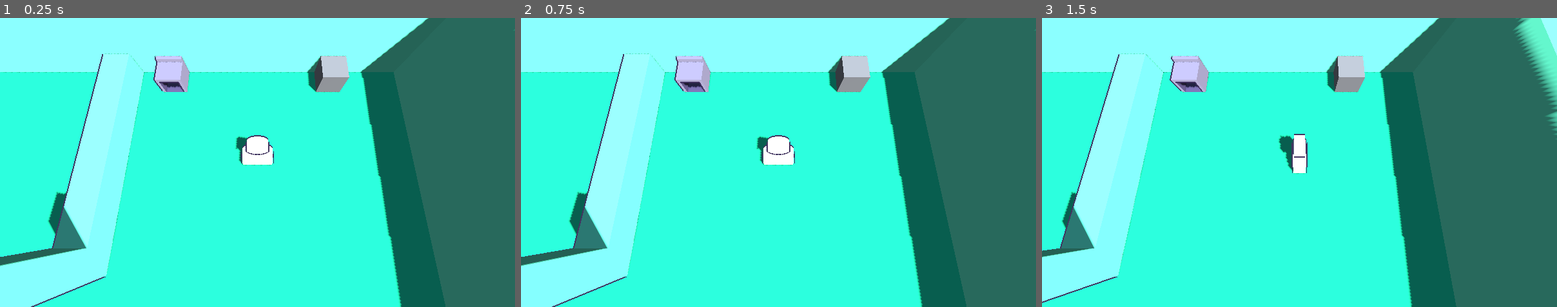
Above: before the commit, frames 1-3 (left to right).
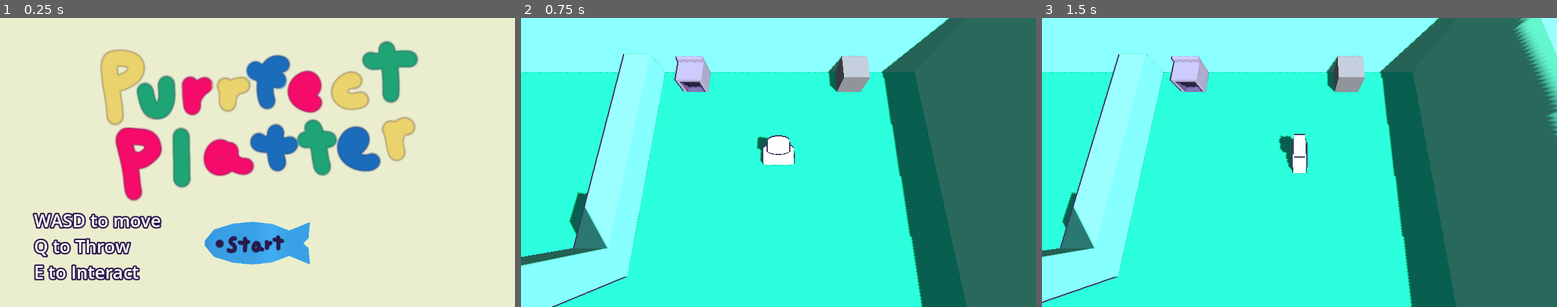
Above: after the commit, the same moments.

Repository: ChWh2/Purrfect-Platter
Game: Godot game, scene res://Scenes/start_screen.tscn
The game is run twice, just before and just after one commit, with the same random seed, the same clock (stepped at 60 frames per second) and the same inputs. Before the commit the project starts from res://Scenes/main.tscn.
Inputs (mouse positions are in pixels of both pictures, inside the frame that each line leads up to):
- Up to frame 1 (0.25 s): no input
- Up to frame 2 (0.75 s): click (778, 243) at 0.52 s
- Up to frame 3 (1.5 s): tap Enter at 1.25 s; hold D (Right) from 1.28 s (still down); tap E (Interact) at 1.35 s

The runs differ from the first frame. In frame 1, 100% of the frame differs, in the area x 0-100%, y 0-100%; in frame 2, nothing differs; in frame 3, nothing differs.

Commit message:
Added title screen

Diff:
--- /dev/null
+++ b/Materials/Fish/Burnt.tres
@@ -0,0 +1,18 @@
+[gd_resource type="StandardMaterial3D" load_steps=4 format=3 uid="uid://c5ej4bbkri5ll"]
+
+[ext_resource type="Texture2D" uid="uid://c6l4mcusk68rx" path="res://Assets/Color Palette.png" id="1_tb4cs"]
+[ext_resource type="Shader" path="res://Shaders/Outline.gdshader" id="2_8deyb"]
+
+[sub_resource type="ShaderMaterial" id="ShaderMaterial_x54oa"]
+render_priority = 0
+shader = ExtResource("2_8deyb")
+shader_parameter/outline_color = Color(0.258824, 0.207843, 0.372549, 1)
+shader_parameter/outline_width = 2.0
+
+[resource]
+next_pass = SubResource("ShaderMaterial_x54oa")
+diffuse_mode = 3
+specular_mode = 1
+albedo_texture = ExtResource("1_tb4cs")
+uv1_scale = Vector3(0, 0, 0)
+texture_filter = 0
--- /dev/null
+++ b/Materials/Fish/cooked.tres
@@ -0,0 +1,18 @@
+[gd_resource type="StandardMaterial3D" load_steps=4 format=3 uid="uid://c3ctl62cd0d4g"]
+
+[ext_resource type="Texture2D" uid="uid://c6l4mcusk68rx" path="res://Assets/Color Palette.png" id="1_wrs0b"]
+[ext_resource type="Shader" path="res://Shaders/Outline.gdshader" id="2_vn47n"]
+
+[sub_resource type="ShaderMaterial" id="ShaderMaterial_x54oa"]
+render_priority = 0
+shader = ExtResource("2_vn47n")
+shader_parameter/outline_color = Color(0.258824, 0.207843, 0.372549, 1)
+shader_parameter/outline_width = 2.0
+
+[resource]
+next_pass = SubResource("ShaderMaterial_x54oa")
+diffuse_mode = 3
+specular_mode = 1
+albedo_texture = ExtResource("1_wrs0b")
+uv1_scale = Vector3(1.2, 1.2, 1.2)
+texture_filter = 0
--- /dev/null
+++ b/Materials/Fish/raw.tres
@@ -0,0 +1,17 @@
+[gd_resource type="StandardMaterial3D" load_steps=4 format=3 uid="uid://d1aam5gm23yku"]
+
+[ext_resource type="Texture2D" uid="uid://c6l4mcusk68rx" path="res://Assets/Color Palette.png" id="1_w30e7"]
+[ext_resource type="Shader" path="res://Shaders/Outline.gdshader" id="2_qidkg"]
+
+[sub_resource type="ShaderMaterial" id="ShaderMaterial_x54oa"]
+render_priority = 0
+shader = ExtResource("2_qidkg")
+shader_parameter/outline_color = Color(0.258824, 0.207843, 0.372549, 1)
+shader_parameter/outline_width = 2.0
+
+[resource]
+next_pass = SubResource("ShaderMaterial_x54oa")
+diffuse_mode = 3
+specular_mode = 1
+albedo_texture = ExtResource("1_w30e7")
+texture_filter = 0
--- /dev/null
+++ b/Scenes/end_screen.tscn
@@ -0,0 +1,94 @@
+[gd_scene load_steps=5 format=3 uid="uid://dffgqgytxiqmb"]
+
+[ext_resource type="Texture2D" uid="uid://d8v5338w4k1f" path="res://Assets/GameOver.png" id="1_mfu5s"]
+[ext_resource type="Texture2D" uid="uid://cxqi28uoa0fvb" path="res://Assets/Start.png" id="2_x07un"]
+
+[sub_resource type="GDScript" id="GDScript_tdpcp"]
+resource_name = "StartGame"
+script/source = "extends TextureButton
+
+func _on_pressed():
+	Global.switchScene(\"res://Scenes/main.tscn\")
+"
+
+[sub_resource type="LabelSettings" id="LabelSettings_savwg"]
+font_size = 40
+outline_size = 13
+outline_color = Color(0.164706, 0.101961, 0.298039, 1)
+
+[node name="End Screen" type="Control"]
+layout_mode = 3
+anchors_preset = 8
+anchor_left = 0.5
+anchor_top = 0.5
+anchor_right = 0.5
+anchor_bottom = 0.5
+grow_horizontal = 2
+grow_vertical = 2
+
+[node name="ColorRect" type="ColorRect" parent="."]
+layout_mode = 1
+anchors_preset = 8
+anchor_left = 0.5
+anchor_top = 0.5
+anchor_right = 0.5
+anchor_bottom = 0.5
+offset_left = -50000.0
+offset_top = -5000.0
+offset_right = 50000.0
+offset_bottom = 5000.0
+grow_horizontal = 2
+grow_vertical = 2
+color = Color(0.995986, 0.660594, 0.581117, 1)
+
+[node name="TextureRect" type="TextureRect" parent="."]
+layout_mode = 1
+anchors_preset = 8
+anchor_left = 0.5
+anchor_top = 0.5
+anchor_right = 0.5
+anchor_bottom = 0.5
+offset_left = -372.0
+offset_top = -277.5
+offset_right = 372.0
+offset_bottom = 89.5
+grow_horizontal = 2
+grow_vertical = 2
+texture = ExtResource("1_mfu5s")
+
+[node name="TextureButton" type="TextureButton" parent="."]
+layout_mode = 1
+anchors_preset = 8
+anchor_left = 0.5
+anchor_top = 0.5
+anchor_right = 0.5
+anchor_bottom = 0.5
+offset_left = -132.5
+offset_top = 109.0
+offset_right = 132.5
+offset_bottom = 253.0
+grow_horizontal = 2
+grow_vertical = 2
+texture_normal = ExtResource("2_x07un")
+script = SubResource("GDScript_tdpcp")
+
+[node name="Label" type="Label" parent="."]
+layout_mode = 1
+anchors_preset = 8
+anchor_left = 0.5
+anchor_top = 0.5
+anchor_right = 0.5
+anchor_bottom = 0.5
+offset_left = -500.0
+offset_top = 92.0
+offset_right = -168.0
+offset_bottom = 283.0
+grow_horizontal = 2
+grow_vertical = 2
+text = "WASD to move
+Q to Throw
+E to Interact"
+label_settings = SubResource("LabelSettings_savwg")
+vertical_alignment = 1
+
+[connection signal="pressed" from="TextureButton" to="TextureButton" method="_on_pressed"]
--- a/Scenes/fish.tscn
+++ b/Scenes/fish.tscn
@@ -1,7 +1,6 @@
-[gd_scene load_steps=9 format=4 uid="uid://dp6m3merowmpf"]
+[gd_scene load_steps=6 format=4 uid="uid://dp6m3merowmpf"]
 
-[ext_resource type="Texture2D" uid="uid://c6l4mcusk68rx" path="res://Assets/Color Palette.png" id="1_xx64m"]
-[ext_resource type="Shader" path="res://Shaders/Outline.gdshader" id="2_hya1f"]
+[ext_resource type="Material" uid="uid://d1aam5gm23yku" path="res://Materials/Fish/raw.tres" id="1_850ed"]
 
 [sub_resource type="GDScript" id="GDScript_6hsf7"]
 resource_name = "fish"
@@ -9,30 +8,11 @@
 
 @onready var mesh = $MeshInstance3D
 
+var materials = [preload(\"res://Materials/Fish/raw.tres\"),preload(\"res://Materials/Fish/cooked.tres\"),preload(\"res://Materials/Fish/Burnt.tres\")]
+
 func _process(_delta: float) -> void:
-	if itemID == 1:
-		mesh.material_override.uv1_scale = Vector3(1,1,1)
-		mesh.material_override.uv1_offset = Vector3(0,0,0)
-	elif itemID == 2:
-		mesh.material_override.uv1_scale = Vector3(1,.1,1)
-		mesh.material_override.uv1_offset = Vector3(.1,.8,0)
-	elif itemID == 3:
-		mesh.material_override.uv1_scale = Vector3(0,0,0)
-		mesh.material_override.uv1_offset = Vector3(0,0,0)
+		mesh.material_override = materials[itemID - 1]
 "
-
-[sub_resource type="ShaderMaterial" id="ShaderMaterial_x54oa"]
-render_priority = 0
-shader = ExtResource("2_hya1f")
-shader_parameter/outline_color = Color(0.258824, 0.207843, 0.372549, 1)
-shader_parameter/outline_width = 2.0
-
-[sub_resource type="StandardMaterial3D" id="StandardMaterial3D_ejbds"]
-next_pass = SubResource("ShaderMaterial_x54oa")
-diffuse_mode = 3
-specular_mode = 1
-albedo_texture = ExtResource("1_xx64m")
-texture_filter = 0
 
 [sub_resource type="ArrayMesh" id="ArrayMesh_6aqrt"]
 _surfaces = [{
@@ -80,7 +60,7 @@
 
 [node name="MeshInstance3D" type="MeshInstance3D" parent="fish"]
 transform = Transform3D(10, 0, 0, 0, 10, 0, 0, 0, 10, 0, 0, 0)
-material_override = SubResource("StandardMaterial3D_ejbds")
+material_override = ExtResource("1_850ed")
 mesh = SubResource("ArrayMesh_g1r5h")
 
 [node name="CollisionShape3D" type="CollisionShape3D" parent="fish"]
--- /dev/null
+++ b/Scenes/start_screen.tscn
@@ -0,0 +1,94 @@
+[gd_scene load_steps=5 format=3 uid="uid://c8wephha5n0io"]
+
+[ext_resource type="Texture2D" uid="uid://ybtw43rg0a2t" path="res://Assets/Title.png" id="1_oxyyp"]
+[ext_resource type="Texture2D" uid="uid://cxqi28uoa0fvb" path="res://Assets/Start.png" id="2_dqltf"]
+
+[sub_resource type="GDScript" id="GDScript_tdpcp"]
+resource_name = "StartGame"
+script/source = "extends TextureButton
+
+func _on_pressed():
+	Global.switchScene(\"res://Scenes/main.tscn\")
+"
+
+[sub_resource type="LabelSettings" id="LabelSettings_savwg"]
+font_size = 40
+outline_size = 13
+outline_color = Color(0.164706, 0.101961, 0.298039, 1)
+
+[node name="StartScreen" type="Control"]
+layout_mode = 3
+anchors_preset = 8
+anchor_left = 0.5
+anchor_top = 0.5
+anchor_right = 0.5
+anchor_bottom = 0.5
+grow_horizontal = 2
+grow_vertical = 2
+
+[node name="ColorRect" type="ColorRect" parent="."]
+layout_mode = 1
+anchors_preset = 8
+anchor_left = 0.5
+anchor_top = 0.5
+anchor_right = 0.5
+anchor_bottom = 0.5
+offset_left = -50000.0
+offset_top = -5000.0
+offset_right = 50000.0
+offset_bottom = 5000.0
+grow_horizontal = 2
+grow_vertical = 2
+color = Color(0.920477, 0.931639, 0.807393, 1)
+
+[node name="TextureRect" type="TextureRect" parent="."]
+layout_mode = 1
+anchors_preset = 8
+anchor_left = 0.5
+anchor_top = 0.5
+anchor_right = 0.5
+anchor_bottom = 0.5
+offset_left = -372.0
+offset_top = -277.5
+offset_right = 372.0
+offset_bottom = 89.5
+grow_horizontal = 2
+grow_vertical = 2
+texture = ExtResource("1_oxyyp")
+
+[node name="TextureButton" type="TextureButton" parent="."]
+layout_mode = 1
+anchors_preset = 8
+anchor_left = 0.5
+anchor_top = 0.5
+anchor_right = 0.5
+anchor_bottom = 0.5
+offset_left = -132.5
+offset_top = 109.0
+offset_right = 132.5
+offset_bottom = 253.0
+grow_horizontal = 2
+grow_vertical = 2
+texture_normal = ExtResource("2_dqltf")
+script = SubResource("GDScript_tdpcp")
+
+[node name="Label" type="Label" parent="."]
+layout_mode = 1
+anchors_preset = 8
+anchor_left = 0.5
+anchor_top = 0.5
+anchor_right = 0.5
+anchor_bottom = 0.5
+offset_left = -500.0
+offset_top = 92.0
+offset_right = -168.0
+offset_bottom = 283.0
+grow_horizontal = 2
+grow_vertical = 2
+text = "WASD to move
+Q to Throw
+E to Interact"
+label_settings = SubResource("LabelSettings_savwg")
+vertical_alignment = 1
+
+[connection signal="pressed" from="TextureButton" to="TextureButton" method="_on_pressed"]
--- a/Scripts/CharacterController.gd
+++ b/Scripts/CharacterController.gd
@@ -6,6 +6,9 @@
 @onready var body = $Mesh
 
 var interactsInRadius : Array[Interactable]
+
+func _ready():
+	Global.player = self
 
 func InteractEnter(enterBody : Node3D):
 	interactsInRadius.append(enterBody)
@@ -23,10 +26,10 @@
 
 		for interactible in interactsInRadius.size():
 			if interactsInRadius[interactible].CanInteract:
-				var dist = Vector2(position.x, position.z).distance_to(Vector2(interactsInRadius[interactible].position.x,interactsInRadius[interactible].position.z))
+				var dist = Vector2(global_position.x, global_position.z).distance_to(Vector2(interactsInRadius[interactible].global_position.x,interactsInRadius[interactible].global_position.z))
 
 				if dist < closestInteractableRadius:
-					closestInteractableRadius = position.distance_to(interactsInRadius[interactible].position)
+					closestInteractableRadius = global_position.distance_to(interactsInRadius[interactible].global_position)
 					closestInteractable = interactsInRadius[interactible]
 
 		if closestInteractable:
--- a/Scripts/Oven.gd
+++ b/Scripts/Oven.gd
@@ -30,9 +30,10 @@
 
 func testIfCanInteract() -> bool:
 	if CurentState == state.EMPTY:
-		if Global.heldItem is Grabable:
-			if Global.heldItem.itemID == 1 and CurentState != state.COOKING:
-				return true
+		if is_instance_valid(Global.heldItem):
+			if Global.heldItem is Grabable:
+				if Global.heldItem.itemID == 1 and CurentState != state.COOKING:
+					return true
 	elif CurentState != state.COOKING:
 		if Global.heldItem == null:
 			return true
--- a/Scripts/global.gd
+++ b/Scripts/global.gd
@@ -4,11 +4,11 @@
 
 var player : CharacterBody3D
 
-func _ready() -> void:
-	player = get_tree().current_scene.get_node("player")
+func switchScene(newScene : String):
+	get_tree().change_scene_to_file(newScene)
 
-func _process(_delta: float) -> void:
-	if heldItem:
+func _physics_process(_delta: float) -> void:
+	if heldItem and is_instance_valid(heldItem):
 		heldItem.global_position = player.get_node("Mesh/Body/HeldPosition").global_position
 
 		if Input.is_action_just_pressed("Throw"):
@@ -22,7 +22,7 @@
 				heldItem = null
 
 func useItem() -> void:
-	heldItem.free()
+	heldItem.queue_free()
 	heldItem = null
 
 func endGame() -> void:
--- a/Scripts/mainGameManager.gd
+++ b/Scripts/mainGameManager.gd
@@ -12,6 +12,7 @@
 	newCustomer.progress_ratio = 1.0
 
 	customers.append(newCustomer)
+	print(customers)
 
 func destroyCustomer(i : int):
 	var c = customers[i]
@@ -19,11 +20,11 @@
 	c.queue_free()
 
 func _process(delta):
-	for i in customers.size() - 1:
+	for i in customers.size():
 		if(customers[i].readyForDeletion):
 			destroyCustomer(i)
 
-	for i in customers.size() - 1:
+	for i in customers.size():
 		if(i == 0):
 			customers[i].firstInLine = true
 
@@ -34,8 +35,5 @@
 		if customers[i].progress > $Customers.curve.get_baked_length():
 			Global.endGame()
 
-func _ready():
-	createCustomer()
-
 func customerSpawnTimeout():
 	createCustomer()
--- a/project.godot
+++ b/project.godot
@@ -12,7 +12,7 @@
 
 config/name="Purrfect Platter"
 config/tags=PackedStringArray("github")
-run/main_scene="res://Scenes/main.tscn"
+run/main_scene="res://Scenes/start_screen.tscn"
 config/features=PackedStringArray("4.3", "Forward Plus")
 config/icon="res://icon.svg"
 
Binary file added: Assets/GameOver.png
Not shown, added: Assets/GameOver.png.import
Binary file added: Assets/Menu.png
Not shown, added: Assets/Menu.png.import
Binary file added: Assets/Start.png
Not shown, added: Assets/Start.png.import
Binary file added: Assets/Title.png
Not shown, added: Assets/Title.png.import
